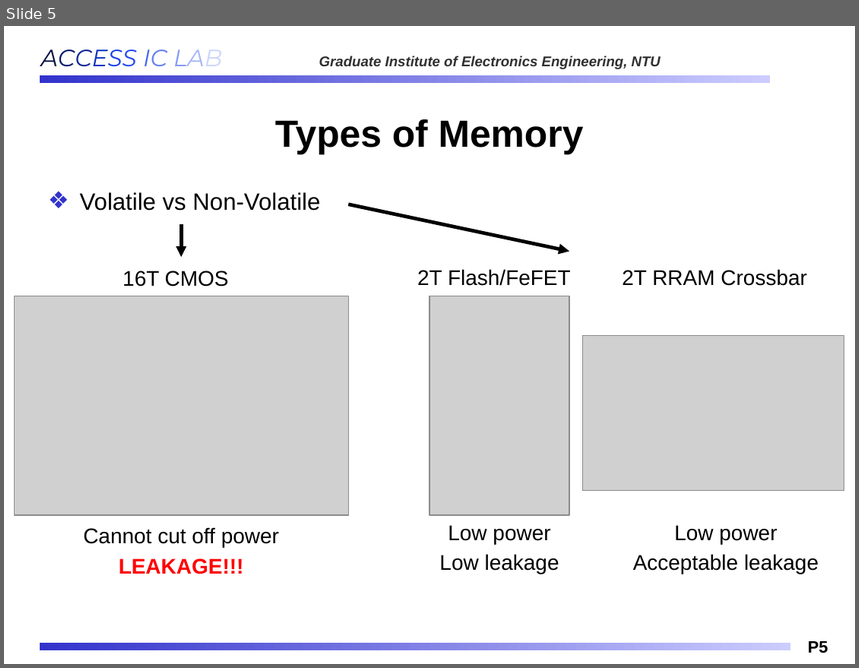
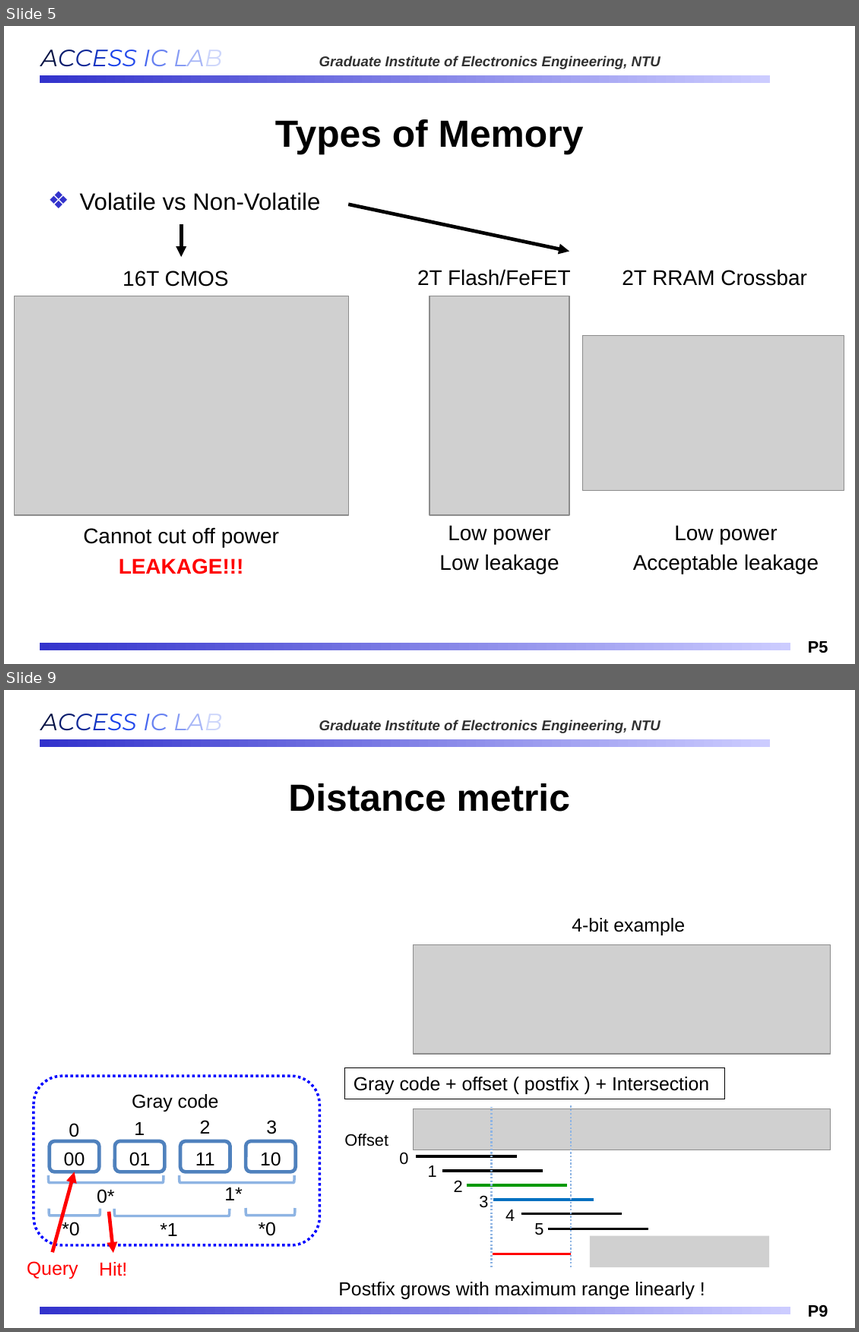
Before and after one commit to Oniontow/AndyWu_Project, a slide deck: IMS_NEW.pptx. Shown one above the other, each under a label of ours: slide 5 before the commit, slides 5 and 9 after it; the slides between them are not shown. The pictures are 859x668 and 859x1332 pixels, drawn with LibreOffice and Linux fonts; fonts in the diff are those of the drawing; grey boxes stand for pictures; background and template pictures are left out. Boxes give left, top, right and bottom in pixels: in the first picture for what was removed or moved away, otherwise in the second. Text is boxed around its words. In the diff, an @@ line names an element or a change of style, - is before the commit and + after.

```diff
--- a/IMS_NEW.pptx
+++ b/IMS_NEW.pptx
@@ slide 9 added at (4,690,855,1328), background #FFFFFF; not listed: 4 template elements that a slide beside it also shows @@
@@ title added at (288,783,570,812), 32 pt, text #000000, bold @@
+Distance metric
@@ text added at (572,918,685,935), 16 pt, text #000000 @@
+4-bit example
@@ picture added at (413,945,831,1053) @@
@@ rectangle added at (345,1068,725,1100), outline #000000 0.75 pt, 16 pt, text #000000 @@
+Gray code + offset ( postfix ) + Intersection
@@ picture added at (413,1109,831,1150) @@
@@ line added from (492, 1268) to (492, 1107), #8EB4E3 1.5 pt dashed @@
@@ line added from (571, 1268) to (571, 1106), #8EB4E3 1.5 pt dashed @@
@@ text added at (344,1134,389,1147), 14 pt, text #000000 @@
+Offset
@@ text added at (399,1152,408,1165), 14 pt, text #000000 @@
+0
@@ line added from (416, 1157) to (516, 1157), #000000 2.25 pt @@
@@ text added at (428,1166,437,1177), 14 pt, text #000000 @@
+1
@@ line added from (443, 1171) to (543, 1171), #000000 2.25 pt @@
@@ text added at (454,1180,463,1192), 14 pt, text #000000 @@
+2
@@ line added from (466, 1186) to (566, 1186), #019901 2.25 pt @@
@@ text added at (479,1195,488,1208), 14 pt, text #000000 @@
+3
@@ line added from (493, 1200) to (594, 1200), #0070C0 2.25 pt @@
@@ text added at (506,1210,515,1221), 14 pt, text #000000 @@
+4
@@ line added from (522, 1214) to (622, 1214), #000000 2.25 pt @@
@@ text added at (534,1224,544,1236), 14 pt, text #000000 @@
+5
@@ line added from (548, 1230) to (648, 1230), #000000 2.25 pt @@
@@ picture added at (590,1236,769,1268) @@
@@ line added from (493, 1255) to (571, 1255), #FF0000 2.25 pt @@
@@ group added at (27,1076,320,1279): 12 texts, 5 rounded rectangles, 5 right brackets, 2 arrows @@
+00
+01
+11
+10
+0*
+1*
+*1
+*0
+*0
+Gray code
+0
+1
+2
+3
+Query
+Hit!
@@ text added at (338,1282,695,1300), 16 pt, text #000000 @@
+Postfix grows with maximum range linearly !
```
Also in this commit, not shown: 4 slides changed, 3 other slides added, 2 slides removed.
